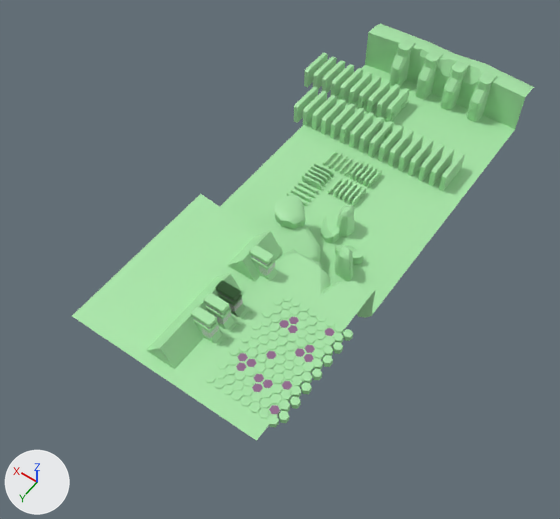
A saved change to the Blender file assets/zax.blend.
Before and after are seen from a camera (50 mm lens) standing at (-37.9, 33.9, 94.3) and looking at (8.7, -31.4, -8.2). Arrows for +X, +Y and +Z are at lower left; the lights stay in place.

The older version as bpy lines, for what is in view:
```python
me_bossfloor = bpy.data.meshes.new('bossfloor')
me_bossfloor.from_pydata(...)  # 3288 vertices, 2435 faces; spans x -18.2..23.4, y -87.8..0.0, z -9.8..4.1
# faces by material slot: [2148, 128, 159]
me_bossfloor.materials.append(mat_gray)  # green #a9e7a9
me_bossfloor.materials.append(mat_darkgray)  # purple #90638c
me_bossfloor.materials.append(mat_svgmat_040)  # light grey #d8d8d8
# before: 1346 (-16.8, 0.0, 0.0) at pixel (256, 440), 1347 (16.8, 0.0, 0.0) at pixel (71, 316)
ob_bossfloor = bpy.data.objects.new('bossfloor', me_bossfloor)
ob_bossfloor.location = (6.8, 0.0, 0.0)
```
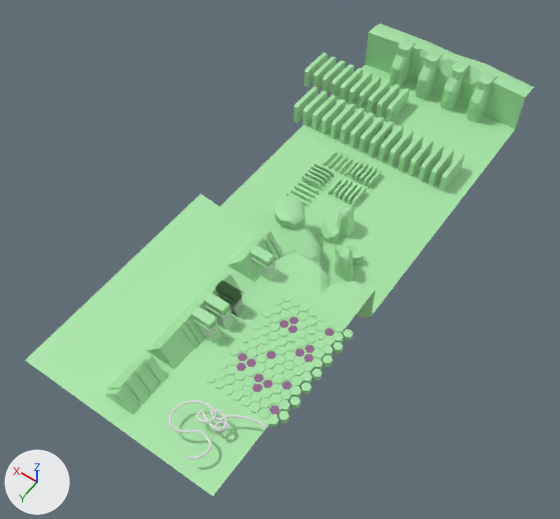
Where the newer file only moved an object's origin or applied its transform, the numbers keep the older frame.

Changed parts and their boxes [x1, y1, x2, y2] in the pictures (560 x 519 px; the box of a moved part takes in the faces that stretch with it):
'bossfloor', reshaped (10% wider, 13% taller)
    before: [72, 24, 534, 441]
    after: [25, 24, 534, 496]
'BezierCurve', added
    after: [168, 400, 266, 459]
part 1 of me_bossfloor, added
    after: [138, 356, 167, 384]
part 2 of me_bossfloor, added
    after: [136, 366, 158, 394]
part 3 of me_bossfloor, added
    after: [126, 376, 149, 404]
part 4 of me_bossfloor, added (green)
    after: [104, 387, 139, 415]
part 5 of me_bossfloor, added (green)
    after: [107, 359, 159, 405]
part 6 of me_bossfloor, added
    after: [186, 319, 204, 344]
part 7 of me_bossfloor, added
    after: [268, 233, 283, 257]
part 8 of me_bossfloor, added
    after: [264, 237, 279, 260]
part 9 of me_bossfloor, moved or reshaped
    before: [72, 194, 318, 441]
    after: [25, 194, 318, 496]

Diff of the bpy script that builds the scene:
```diff
--- a/assets/zax.blend.py
+++ b/assets/zax.blend.py
@@ me_bossfloor @@
 me_bossfloor.from_pydata(...)  # 3288 vertices, 2435 faces; spans x -18.2..23.4, y -87.8..0.0, z -9.8..4.1
 # verts and faces of me_bossfloor; kept vertices keep their numbers, new ones are numbered from 3288
+# me_bossfloor part 1: the loose piece of 8 vertices spanning x -1.3..5.0, y -17.6..-1.9, z -1.1..3.5 is copied, and the copy is scaled about its middle by (1, 0.0803, 1), then moved by (0.0, 10.0, 0.0); it spans x -1.3..5.0, y -0.5..0.8, z -1.1..3.5
+# me_bossfloor part 2: the loose piece of 8 vertices spanning x -1.3..5.0, y -17.6..-1.9, z -1.1..3.5 is copied, and the copy is scaled about its middle by (1, 0.0803, 1), then moved by (0.0, 11.9, 0.0); it spans x -1.3..5.0, y 1.4..2.7, z -1.1..3.5
+# me_bossfloor part 3: the loose piece of 8 vertices spanning x -1.3..5.0, y -17.6..-1.9, z -1.1..3.5 is copied, and the copy is scaled about its middle by (1, 0.0803, 1), then moved by (0.0, 13.8, 0.0); it spans x -1.3..5.0, y 3.4..4.6, z -1.1..3.5
+# me_bossfloor part 4: the loose piece of 8 vertices spanning x -1.3..5.0, y -17.6..-1.9, z -1.1..3.5 is copied, and the copy is scaled about its middle by (1, 0.0803, 1), then moved by (0.0, 15.7, 0.0); it spans x -1.3..5.0, y 5.3..6.6, z -1.1..3.5
+# me_bossfloor part 5: the loose piece of 8 vertices spanning x -1.3..5.0, y -17.6..-1.9, z -1.1..3.5 is copied, and the copy is scaled about its middle by (1, 0.334, 1), then moved by (0.4, 12.9, 0.0); it spans x -0.9..5.4, y 0.5..5.7, z -1.1..3.5
+# me_bossfloor part 6: the loose piece of 8 vertices spanning x -1.3..5.0, y -17.6..-1.9, z -1.1..3.5 is copied, and the copy is scaled about its middle by (1, 0.0422, 1), then moved by (-0.3, 2.2, 0.0); it spans x -1.6..4.7, y -7.9..-7.2, z -1.1..3.5
+# me_bossfloor part 7: the loose piece of 8 vertices spanning x -1.3..5.0, y -27.6..-20.5, z -1.1..3.5 is copied, and the copy is scaled about its middle by (1, 0.094, 1), then moved by (-0.3, -3.0, 0.0); it spans x -1.6..4.7, y -27.3..-26.7, z -1.1..3.5
+# me_bossfloor part 8: the loose piece of 8 vertices spanning x -1.3..5.0, y -27.6..-20.5, z -1.1..3.5 is copied, and the copy is scaled about its middle by (1, 0.094, 1), then moved by (-0.3, -2.0, 0.0); it spans x -1.6..4.7, y -26.4..-25.7, z -1.1..3.5
+# me_bossfloor part 9
+verts[1346] = (-16.8, 9.1, 0.0)  # moved, pixel (212, 496)
+verts[1347] = (16.8, 9.1, 0.0)  # moved, pixel (24, 360)
 me_bossfloor.materials.append(mat_gray)
@@ cu_beziercurve @@
+cu_beziercurve = bpy.data.curves.new('BezierCurve', 'CURVE')
+cu_beziercurve.dimensions = '3D'
+_sp = cu_beziercurve.splines.new('BEZIER'); _sp.bezier_points.add(15)
+_sp.bezier_points.foreach_set('co', [-0.606, 2.123, 0.0, -2.063, -0.231, 0.0, 1.039, -1.091, 0.0, 5.074, -1.576, 0.0, 0.665, -4.715, 0.272, 2.048, -2.81, 0.0, 2.197, -3.445, 0.0, 1.3, -3.52, 0.0, -1.988, -4.118, 0.0, -0.867, -3.958, 0.0, -0.958, -2.892, 0.292, -0.157, -5.052, 0.0, -0.392, -4.155, 0.0, -1.207, -5.057, 0.236, -5.8, -6.846, 0.0, -6.062, -6.696, 0.0])
+_sp.bezier_points.foreach_set('handle_left', [0.177, 2.123, 0.0, -2.249, 0.733, 0.0, 0.279, -1.939, 0.0, 4.912, 0.715, 0.0, 2.798, -5.479, 0.118, 0.698, -1.975, 0.0, 2.308, -3.161, 0.0272, 1.42, -3.594, 0.0, -2.352, -2.575, 0.0, -1.02, -4.213, -0.0386, -0.649, -3.088, 0.253, -2.53, -4.72, 0.0, 0.915, -3.614, 0.0, -0.546, -4.383, 0.236, -4.752, -7.233, 0.0, -6.062, -6.796, 0.0])
+_sp.bezier_points.foreach_set('handle_right', [-1.389, 2.123, 0.0, -1.848, -1.35, 0.0, 2.571, 0.621, 0.0, 5.235, -3.842, 0.0, -0.784, -4.196, 0.377, 2.132, -2.862, 0.0, 2.074, -3.936, 0.101, -0.0481, -2.686, 0.0, -1.936, -4.339, 0.0, -0.822, -3.58, 0.115, -1.883, -2.307, 0.409, 1.719, -5.315, 0.0, -1.264, -4.516, 0.0, -1.989, -5.855, 0.236, -5.894, -6.811, 0.0, -6.062, -6.596, 0.0])
+for _p, _l, _r in zip(_sp.bezier_points, ['ALIGNED', 'ALIGNED', 'ALIGNED', 'ALIGNED', 'ALIGNED', 'ALIGNED', 'FREE', 'ALIGNED', 'ALIGNED', 'FREE', 'ALIGNED', 'ALIGNED', 'ALIGNED', 'ALIGNED', 'ALIGNED', 'ALIGNED'], ['ALIGNED', 'ALIGNED', 'ALIGNED', 'ALIGNED', 'ALIGNED', 'ALIGNED', 'FREE', 'ALIGNED', 'ALIGNED', 'FREE', 'ALIGNED', 'ALIGNED', 'ALIGNED', 'ALIGNED', 'ALIGNED', 'ALIGNED']): _p.handle_left_type = _l; _p.handle_right_type = _r
+_sp.order_u = 0
+_sp.order_v = 0
+_sp.resolution_u = 9
+_sp = cu_beziercurve.splines.new('BEZIER'); _sp.bezier_points.add(0)
+_sp.bezier_points.foreach_set('co', [10.99, 5.266, -3.809])
+_sp.bezier_points.foreach_set('handle_left', [9.986, 5.266, -3.809])
+_sp.bezier_points.foreach_set('handle_right', [11.99, 5.266, -3.809])
+for _p, _l, _r in zip(_sp.bezier_points, ['VECTOR'], ['VECTOR']): _p.handle_left_type = _l; _p.handle_right_type = _r
+_sp.order_v = 0
+_sp.resolution_v = 0
+_sp.use_endpoint_u = True
+_sp.use_bezier_u = True
+cu_beziercurve.use_path = True
+cu_beziercurve.bevel_resolution = 1
+cu_beziercurve.extrude = 0.03
+cu_beziercurve.bevel_depth = 0.15
+cu_beziercurve.fill_mode = 'FULL'
@@ ob_beziercurve @@
+ob_beziercurve = bpy.data.objects.new('BezierCurve', cu_beziercurve)
+ob_beziercurve.location = (-4.4, 5.4, 2.1)
```
